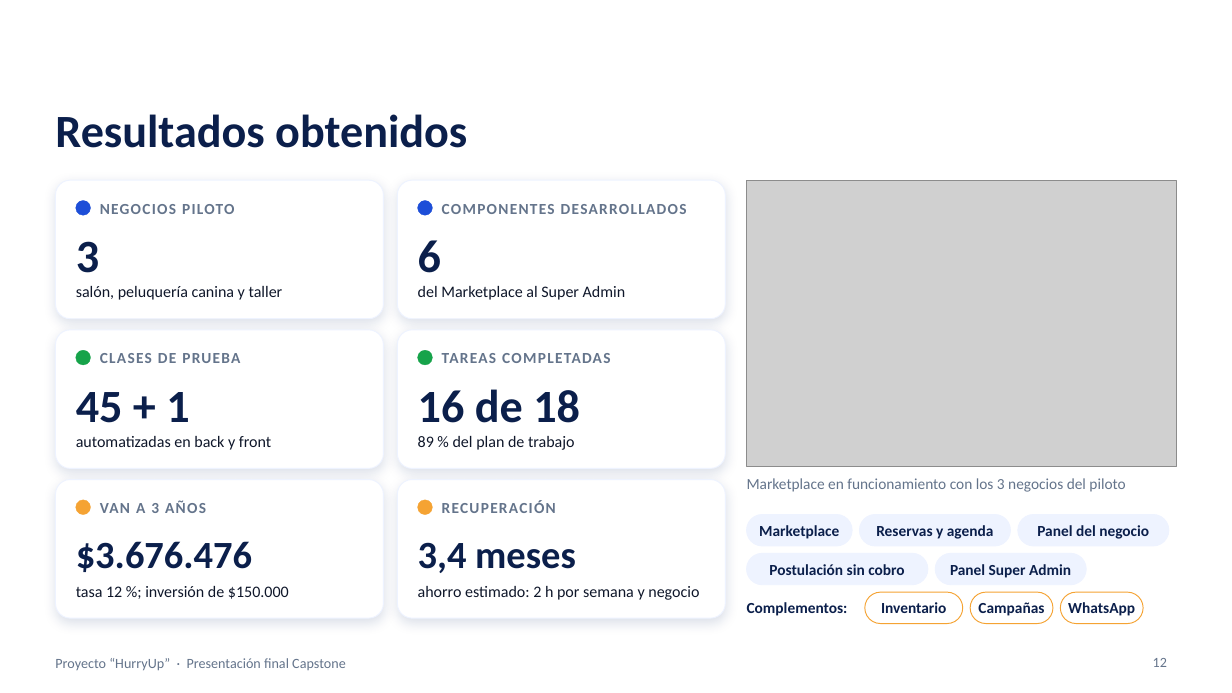
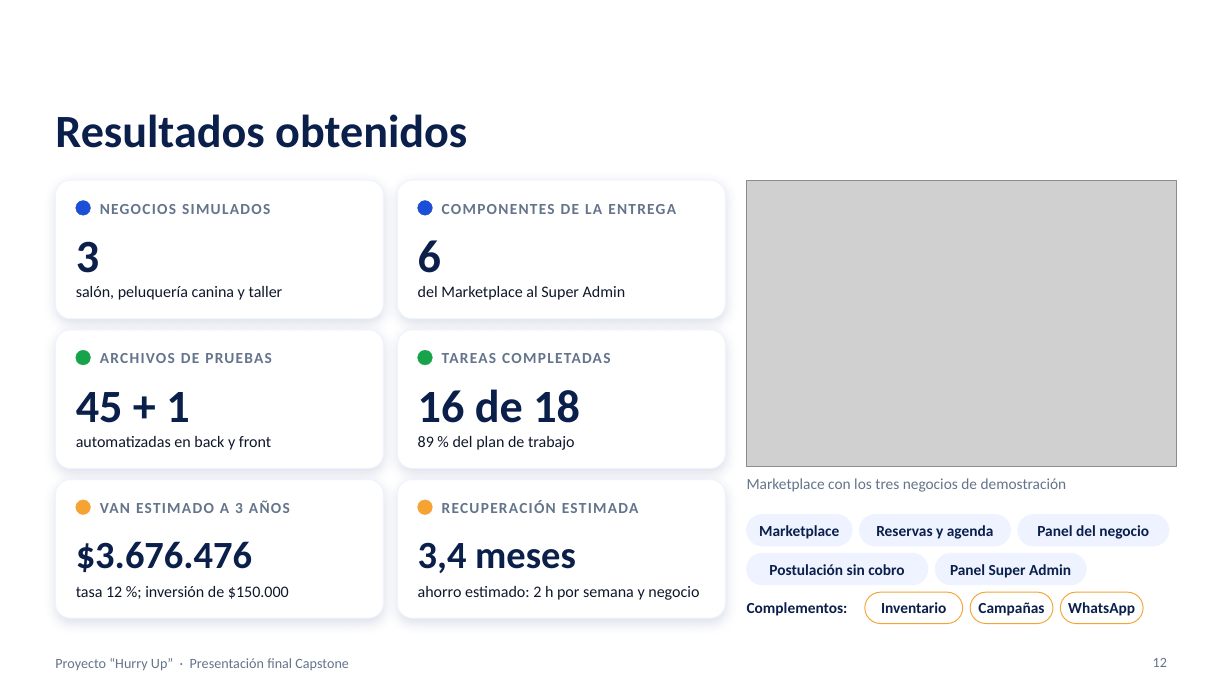
Before and after one commit to Vichobustosss/2026_2_BUSTOS-HEREDIA_CASPTONE_002D_GRUPO_006, a slide deck: slide 12 of Fase 3/Evidencias Grupales/Presentacion_Final_Capstone_HurryUp_GRUPO06.pptx. Drawn at 1232x693 pixels with LibreOffice and Linux fonts; fonts in the diff are those of the drawing; grey boxes stand for pictures; background and template pictures are left out. Boxes give left, top, right and bottom in pixels: in the first picture for what was removed or moved away, otherwise in the second. Text is boxed around its words. In the diff, an @@ line names an element or a change of style, - is before the commit and + after.

Commit message:
docs: actualiza la presentación final editable de Hurry Up

```diff
--- a/Fase 3/Evidencias Grupales/Presentacion_Final_Capstone_HurryUp_GRUPO06.pptx
+++ b/Fase 3/Evidencias Grupales/Presentacion_Final_Capstone_HurryUp_GRUPO06.pptx
@@ text at [100,204,270,214]: text changed @@
-NEGOCIOS PILOTO
+NEGOCIOS SIMULADOS
@@ text at [442,204,676,214]: text changed @@
-COMPONENTES DESARROLLADOS
+COMPONENTES DE LA ENTREGA
@@ text at [100,353,272,363]: text changed @@
-CLASES DE PRUEBA
+ARCHIVOS DE PRUEBAS
@@ text at [747,478,1067,492]: text changed @@
-Marketplace en funcionamiento con los 3 negocios del piloto
+Marketplace con los tres negocios de demostración
@@ text at [100,500,290,513]: text changed @@
-VAN A 3 AÑOS
+VAN ESTIMADO A 3 AÑOS
@@ text at [442,500,638,513]: text changed @@
-RECUPERACIÓN
+RECUPERACIÓN ESTIMADA
@@ text at [55,658,349,671]: spaces changed @@
-Proyecto “HurryUp” · Presentación final Capstone
+Proyecto “Hurry Up” · Presentación final Capstone
```
Also in this commit, not shown: 13 other slides changed.
